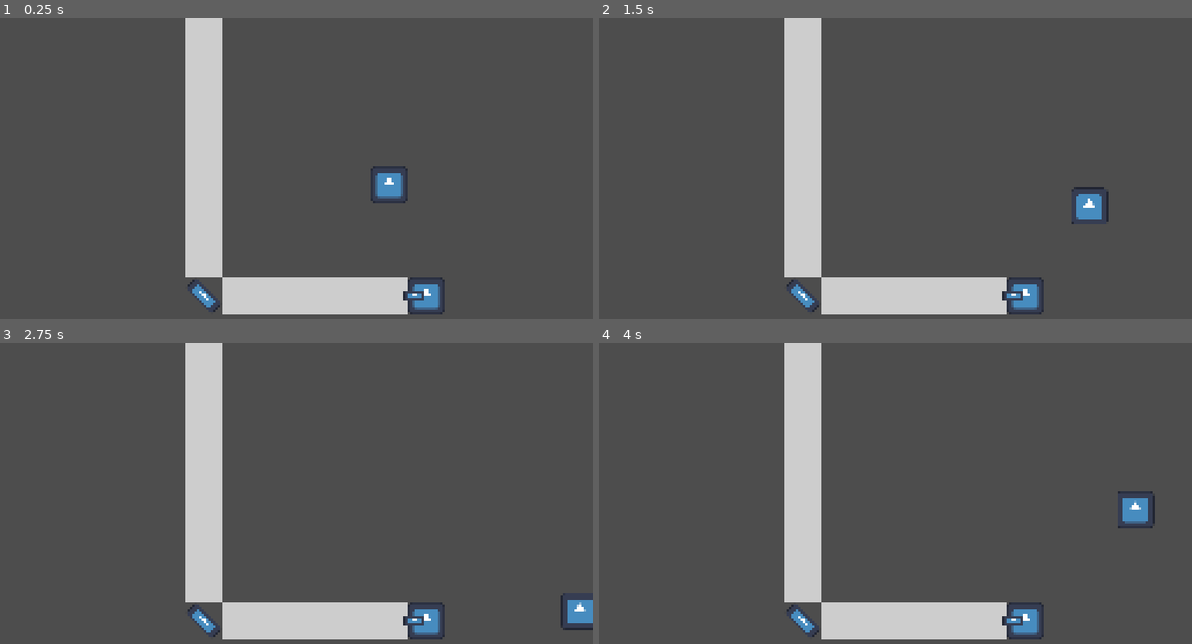
Above: before the commit, frames 1-4 (two rows, left to right).
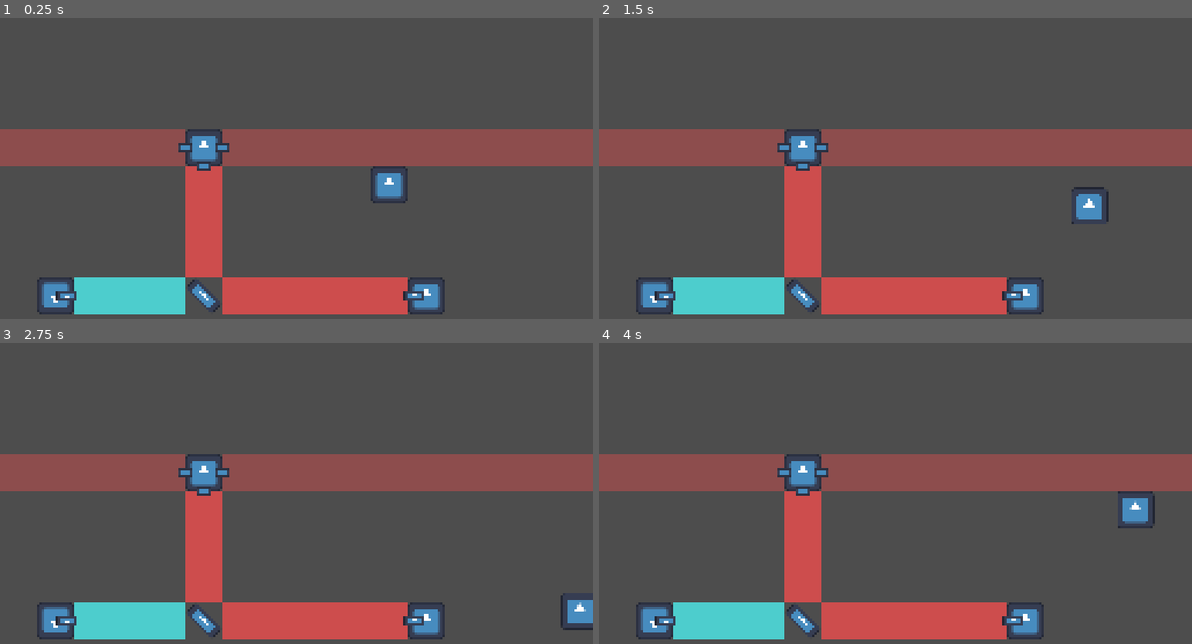
Above: after the commit, the same moments.

Repository: studentkrisk/light-game
Game: Godot game, scene res://world.tscn
Same seed, same stepped clock (60 frames per second), same inputs: the game is played once before the commit and once after it. The engine's default icon, where the game draws it, is replaced by a stand-in: a white triangle on a blue panel in a dark square.
Inputs:
- Up to frame 1 (0.25 s): no input
- Up to frame 2 (1.5 s): tap Enter at 0.5 s; hold D (right) 0.53-1.28 s; hold S (down) from 1.28 s (still down)
- Up to frame 3 (2.75 s): release S (down) at 2.03 s; hold D (right) from 2.03 s (still down)
- Up to frame 4 (4 s): release D (right) at 2.78 s; hold W (up) 2.78-3.53 s; hold A (left) from 3.53 s (still down)

The runs differ from the first frame. In frame 1, 24% of the frame differs, in the area x 0-100%, y 0-99%; in frame 2, 24%; in frame 3, 24%; in frame 4, 24%.
Error in both runs: Cannot call method 'get_children' on a null value. (res://Global.gd:5)

Commit message:
refactoring the way light works

Diff:
--- a/LightBody.gd
+++ b/LightBody.gd
@@ -8,6 +8,9 @@
 func update_light():
 	pass
 
+func hit_by_light(body, color):
+	pass
+
 func _physics_process(delta):
 	velocity *= 0.25
 	if velocity.length() >= 0.05:
--- a/emitter.gd
+++ b/emitter.gd
@@ -8,13 +8,12 @@
 func update_light():
 	ray.force_raycast_update()
 	lights = [[]]
-	colors = [color]
+	colors = [[color]]
 	var dir = (ray.to_global(ray.target_position) - ray.global_position).normalized()
 	var start = ray.global_position
 	lights[0].append(start + dir*Global.TILE_SIZE/2)
 	if ray.is_colliding():
 		lights[0].append(ray.get_collision_point())
-		if not (ray.get_collider() is Emitter):
-			ray.get_collider().update_light()
+		ray.get_collider().hit_by_light(self, color)
 	else:
 		lights[0].append(start + dir*Global.TILE_SIZE*25)
--- a/light.gd
+++ b/light.gd
@@ -15,4 +15,4 @@
 	for lighted in $lights.get_children():
 		for j in len(lighted.lights):
 			if len(lighted.lights[j]) != 0:
-				draw_line(lighted.lights[j][0], lighted.lights[j][1], lighted.colors[j], Global.TILE_SIZE)
+				draw_line(lighted.lights[j][0], lighted.lights[j][1], lighted.colors[j].reduce(func(a, b): return a + b), Global.TILE_SIZE)
--- a/mirror.gd
+++ b/mirror.gd
@@ -2,43 +2,43 @@
 
 extends "LightBody.gd"
 
+@onready var ray0: RayCast2D = $RayCast2D0
 @onready var ray1: RayCast2D = $RayCast2D1
-@onready var ray2: RayCast2D = $RayCast2D2
 
 func _ready():
 	lights = [[], []]
-	colors = [Color(0, 0, 0, 0), Color(0, 0, 0, 0)]
+	colors = [[Color(0, 0, 0, 0)], [Color(0, 0, 0, 0)]]
+
+func hit_by_light(body, color):
+	ray0.force_raycast_update()
+	ray1.force_raycast_update()
+	var dir0 = (ray0.to_global(ray0.target_position) - ray0.global_position).normalized()
+	var start0 = ray0.global_position
+	var dir1 = (ray1.to_global(ray1.target_position) - ray1.global_position).normalized()
+	var start1 = ray1.global_position
+	if ray0.is_colliding() and ray0.get_collider() == body:
+		lights[1] = []
+		colors[1][0] = color
+		lights[1].append(start1 + dir1*Global.TILE_SIZE/2)
+		if ray1.is_colliding():
+			lights[1].append(ray1.get_collision_point())
+			ray1.get_collider().hit_by_light(self, colors[1][0])
+		else:
+			lights[1].append(start1 + dir1*Global.TILE_SIZE*25)
+	if ray1.is_colliding() and ray1.get_collider() == body:
+		lights[0] = []
+		colors[0][0] = color
+		lights[0].append(start0 + dir0*Global.TILE_SIZE/2)
+		if ray0.is_colliding():
+			lights[0].append(ray0.get_collision_point())
+			ray0.get_collider().hit_by_light(self, colors[0][0])
+		else:
+			lights[0].append(start0 + dir0*Global.TILE_SIZE*25)
 
 func update_light():
+	ray0.force_raycast_update()
 	ray1.force_raycast_update()
-	ray2.force_raycast_update()
-	var dir1 = (ray1.to_global(ray1.target_position) - ray1.global_position).normalized()
-	var start1 = ray1.global_position
-	var dir2 = (ray2.to_global(ray2.target_position) - ray2.global_position).normalized()
-	var start2 = ray2.global_position
-	if ray1.is_colliding():
-		var body = ray1.get_collider()
+	if not ray0.is_colliding():
 		lights[1] = []
-		colors[1] = body.colors[0]
-		lights[1].append(start2 + dir2*Global.TILE_SIZE/2)
-		if ray2.is_colliding():
-			lights[1].append(ray2.get_collision_point())
-			if not (ray2.get_collider() is Emitter):
-				ray2.get_collider().update_light()
-		else:
-			lights[1].append(start2 + dir2*Global.TILE_SIZE*25)
-	else:
-		lights[1] = []
-	if ray2.is_colliding():
-		var body = ray2.get_collider()
+	if not ray1.is_colliding():
 		lights[0] = []
-		colors[0] = body.color
-		lights[0].append(start1 + dir1*Global.TILE_SIZE/2)
-		if ray1.is_colliding():
-			lights[0].append(ray1.get_collision_point())
-			if not (ray1.get_collider() is Emitter):
-				ray1.get_collider().update_light()
-		else:
-			lights[0].append(start1 + dir1*Global.TILE_SIZE*25)
-	else:
-		lights[0] = []
--- a/mirror.tscn
+++ b/mirror.tscn
@@ -19,10 +19,10 @@
 [node name="CollisionShape2D" type="CollisionShape2D" parent="."]
 shape = SubResource("RectangleShape2D_hxoof")
 
-[node name="RayCast2D1" type="RayCast2D" parent="."]
+[node name="RayCast2D0" type="RayCast2D" parent="."]
 target_position = Vector2(0, -400)
 collision_mask = 2
 
-[node name="RayCast2D2" type="RayCast2D" parent="."]
+[node name="RayCast2D1" type="RayCast2D" parent="."]
 target_position = Vector2(400, 0)
 collision_mask = 2
--- a/player.gd
+++ b/player.gd
@@ -9,5 +9,5 @@
 	velocity *= 0.7
 	ray.target_position = inp*9
 	if ray.is_colliding() and ray.get_collider() is LightBody:
-		ray.get_collider().velocity += inp*25
+		ray.get_collider().velocity += inp*50
 	move_and_slide()
--- a/splitter.gd
+++ b/splitter.gd
@@ -2,93 +2,99 @@
 
 extends "LightBody.gd"
 
+@onready var ray0: RayCast2D = $RayCast2D0
 @onready var ray1: RayCast2D = $RayCast2D1
 @onready var ray2: RayCast2D = $RayCast2D2
-@onready var ray3: RayCast2D = $RayCast2D3
 
 func _ready():
 	lights = [[], [], []]
-	colors = [Color(0, 0, 0, 0), Color(0, 0, 0, 0), Color(0, 0, 0, 0)]
+	colors = [[Color(0, 0, 0, 0), Color(0, 0, 0, 0)], [Color(0, 0, 0, 0), Color(0, 0, 0, 0)], [Color(0, 0, 0, 0), Color(0, 0, 0, 0)]]
 
 func split(color: Color):
 	return [Color(color, color.a/2), Color(color, color.a/2)]
 
-func update_light():
+func hit_by_light(body, color):
+	ray0.force_raycast_update()
 	ray1.force_raycast_update()
 	ray2.force_raycast_update()
-	ray3.force_raycast_update()
-
+	var dir0 = (ray0.to_global(ray0.target_position) - ray0.global_position).normalized()
+	var start0 = ray0.global_position
 	var dir1 = (ray1.to_global(ray1.target_position) - ray1.global_position).normalized()
 	var start1 = ray1.global_position
 	var dir2 = (ray2.to_global(ray2.target_position) - ray2.global_position).normalized()
 	var start2 = ray2.global_position
-	var dir3 = (ray3.to_global(ray3.target_position) - ray3.global_position).normalized()
-	var start3 = ray3.global_position
 
-	if ray1.is_colliding():
-		var body = ray1.get_collider()
-		var split_colors = split(body.color)
+	var split_colors = split(color)
+
+	if ray0.is_colliding() and ray0.get_collider() == body:
 		lights[1] = []
 		lights[2] = []
-		colors[1] += split_colors[0]
-		colors[2] += split_colors[1]
-		lights[1].append(start2 + dir2*Global.TILE_SIZE/2)
-		lights[2].append(start3 + dir3*Global.TILE_SIZE/2)
+		colors[1][0] = split_colors[0]
+		colors[2][0] = split_colors[1]
+		lights[1].append(start1 + dir1*Global.TILE_SIZE/2)
+		lights[2].append(start2 + dir2*Global.TILE_SIZE/2)
+		if ray1.is_colliding():
+			lights[1].append(ray1.get_collision_point())
+			ray1.get_collider().hit_by_light(self, colors[1].reduce(func(a, b): return a + b))
+		else:
+			lights[1].append(start1 + dir1*Global.TILE_SIZE*25)
 		if ray2.is_colliding():
-			var collider = ray2.get_collider()
-			lights[1].append(ray2.get_collision_point())
-			if not (collider is Emitter) and collider is LightBody:
-				ray2.get_collider().update_light(self, split_colors[0])
+			lights[2].append(ray2.get_collision_point())
+			ray2.get_collider().hit_by_light(self, colors[0].reduce(func(a, b): return a + b))
 		else:
-			lights[1].append(start2 + dir2*Global.TILE_SIZE*25)
-		if ray3.is_colliding():
-			var collider = ray3.get_collider()
-			lights[2].append(ray3.get_collision_point())
-			if not (ray3.get_collider() is Emitter) and collider is LightBody:
-				ray3.get_collider().update_light(self, split_colors[1])
-		else:
-			lights[2].append(start3 + dir3*Global.TILE_SIZE*25)
-
-	if ray2.is_colliding() and ray2.get_collider() == body:
+			lights[2].append(start2 + dir2*Global.TILE_SIZE*25)
+	if ray1.is_colliding() and ray1.get_collider() == body:
 		lights[2] = []
 		lights[0] = []
-		colors[2] += split_colors[0]
-		colors[0] += split_colors[1]
-		lights[2].append(start3 + dir3*Global.TILE_SIZE/2)
-		lights[0].append(start1 + dir1*Global.TILE_SIZE/2)
-		if ray3.is_colliding():
-			var collider = ray3.get_collider()
-			lights[2].append(ray3.get_collision_point())
-			if not (ray3.get_collider() is Emitter) and collider is LightBody:
-				ray3.get_collider().update_light(self, split_colors[0])
+		colors[2][0] = split_colors[0]
+		colors[0][1] = split_colors[1]
+		lights[2].append(start2 + dir2*Global.TILE_SIZE/2)
+		lights[0].append(start0 + dir0*Global.TILE_SIZE/2)
+		if ray2.is_colliding():
+			lights[2].append(ray2.get_collision_point())
+			ray2.get_collider().hit_by_light(self, colors[2].reduce(func(a, b): return a + b))
 		else:
-			lights[2].append(start3 + dir3*Global.TILE_SIZE*25)
-		if ray1.is_colliding():
-			var collider = ray1.get_collider()
-			lights[0].append(ray1.get_collision_point())
-			if not (ray1.get_collider() is Emitter) and collider is LightBody:
-				ray1.get_collider().update_light(self, split_colors[1])
+			lights[2].append(start2 + dir2*Global.TILE_SIZE*25)
+		if ray0.is_colliding():
+			lights[0].append(ray0.get_collision_point())
+			ray0.get_collider().hit_by_light(self, colors[0].reduce(func(a, b): return a + b))
 		else:
-			lights[0].append(start1 + dir1*Global.TILE_SIZE*25)
-
-	if ray3.is_colliding() and ray3.get_collider() == body:
+			lights[0].append(start0 + dir0*Global.TILE_SIZE*25)
+	if ray2.is_colliding() and ray2.get_collider() == body:
 		lights[0] = []
 		lights[1] = []
-		colors[0] += split_colors[0]
-		colors[1] += split_colors[1]
-		lights[0].append(start1 + dir1*Global.TILE_SIZE/2)
-		lights[1].append(start2 + dir2*Global.TILE_SIZE/2)
+		colors[0][1] = split_colors[0]
+		colors[1][1] = split_colors[1]
+		lights[0].append(start0 + dir0*Global.TILE_SIZE/2)
+		lights[1].append(start1 + dir1*Global.TILE_SIZE/2)
+		if ray0.is_colliding():
+			lights[0].append(ray0.get_collision_point())
+			ray0.get_collider().hit_by_light(self, colors[0].reduce(func(a, b): return a + b))
+		else:
+			lights[0].append(start0 + dir0*Global.TILE_SIZE*25)
 		if ray1.is_colliding():
-			var collider = ray1.get_collider()
-			lights[0].append(ray1.get_collision_point())
-			if not (ray1.get_collider() is Emitter) and collider is LightBody:
-				ray1.get_collider().update_light(self, split_colors[0])
+			lights[1].append(ray1.get_collision_point())
+			ray1.get_collider().hit_by_light(self, colors[1].reduce(func(a, b): return a + b))
 		else:
-			lights[0].append(start1 + dir1*Global.TILE_SIZE*25)
-		if ray2.is_colliding():
-			var collider = ray2.get_collider()
-			lights[1].append(ray2.get_collision_point())
-			if not (ray2.get_collider() is Emitter) and collider is LightBody:
-				ray2.get_collider().update_light(self, split_colors[1])
-		else:
-			lights[1].append(start2 + dir2*Global.TILE_SIZE*25)
+			lights[1].append(start1 + dir1*Global.TILE_SIZE*25)
+
+func update_light():
+	print(colors)
+	ray0.force_raycast_update()
+	ray1.force_raycast_update()
+	ray2.force_raycast_update()
+	if not ray0.is_colliding():
+		lights[1] = []
+		colors[1][0] = Color(0, 0, 0, 0)
+		lights[2] = []
+		colors[2][0] = Color(0, 0, 0, 0)
+	if not ray1.is_colliding():
+		lights[2] = []
+		colors[2][0] = Color(0, 0, 0, 0)
+		lights[0] = []
+		colors[0][1] = Color(0, 0, 0, 0)
+	if not ray2.is_colliding():
+		lights[0] = []
+		colors[0][1] = Color(0, 0, 0, 0)
+		lights[1] = []
+		colors[1][1] = Color(0, 0, 0, 0)
--- a/splitter.tscn
+++ b/splitter.tscn
@@ -8,6 +8,7 @@
 
 [node name="splitter" type="CharacterBody2D"]
 collision_layer = 3
+motion_mode = 1
 script = ExtResource("1_4lt3w")
 
 [node name="Icon" type="Sprite2D" parent="."]
@@ -32,14 +33,14 @@
 [node name="CollisionShape2D" type="CollisionShape2D" parent="."]
 shape = SubResource("RectangleShape2D_uj1n0")
 
-[node name="RayCast2D1" type="RayCast2D" parent="."]
+[node name="RayCast2D0" type="RayCast2D" parent="."]
 target_position = Vector2(0, 400)
 collision_mask = 2
 
-[node name="RayCast2D2" type="RayCast2D" parent="."]
+[node name="RayCast2D1" type="RayCast2D" parent="."]
 target_position = Vector2(400, 0)
 collision_mask = 2
 
-[node name="RayCast2D3" type="RayCast2D" parent="."]
+[node name="RayCast2D2" type="RayCast2D" parent="."]
 target_position = Vector2(-400, 0)
 collision_mask = 2
--- a/world.tscn
+++ b/world.tscn
@@ -1,9 +1,10 @@
-[gd_scene load_steps=6 format=3 uid="uid://g4o5jlyx2s3j"]
+[gd_scene load_steps=7 format=3 uid="uid://g4o5jlyx2s3j"]
 
 [ext_resource type="PackedScene" uid="uid://bra62kyne5wmp" path="res://emitter.tscn" id="1_gxkug"]
 [ext_resource type="Script" path="res://light.gd" id="1_xe56f"]
 [ext_resource type="PackedScene" uid="uid://b6o4ef25wjqrv" path="res://mirror.tscn" id="3_qc8gd"]
 [ext_resource type="PackedScene" uid="uid://b4wwpgrebgi3k" path="res://player.tscn" id="4_jeo0j"]
+[ext_resource type="PackedScene" uid="uid://bek8804kmhsuq" path="res://splitter.tscn" id="5_r2j1c"]
 
 [sub_resource type="CanvasItemMaterial" id="CanvasItemMaterial_84yd0"]
 blend_mode = 1
@@ -21,7 +22,15 @@
 
 [node name="emitter" parent="lights" instance=ExtResource("1_gxkug")]
 position = Vector2(56, 24)
-color = Color(1, 1, 1, 0.501961)
+color = Color(1, 0, 0, 0.501961)
+
+[node name="emitter2" parent="lights" instance=ExtResource("1_gxkug")]
+position = Vector2(-104, 24)
+rotation = 3.14159
+color = Color(0, 1, 1, 0.501961)
 
 [node name="mirror" parent="lights" instance=ExtResource("3_qc8gd")]
 position = Vector2(-40, 24)
+
+[node name="splitter" parent="lights" instance=ExtResource("5_r2j1c")]
+position = Vector2(-40, -40)
